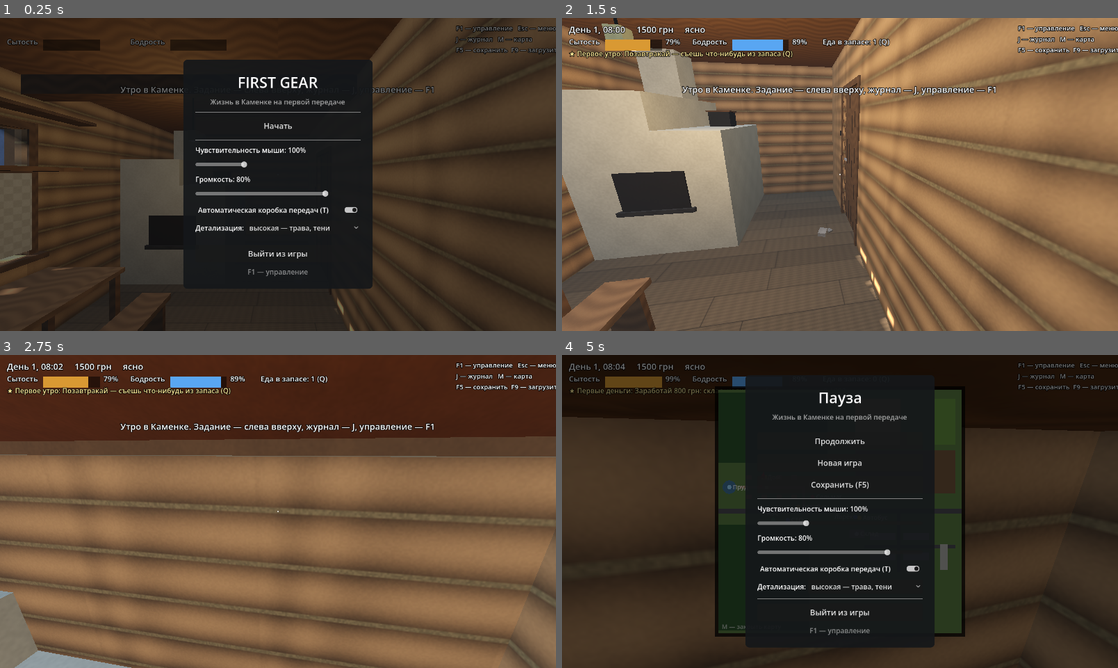
Above: before the commit, frames 1-4 (two rows, left to right).
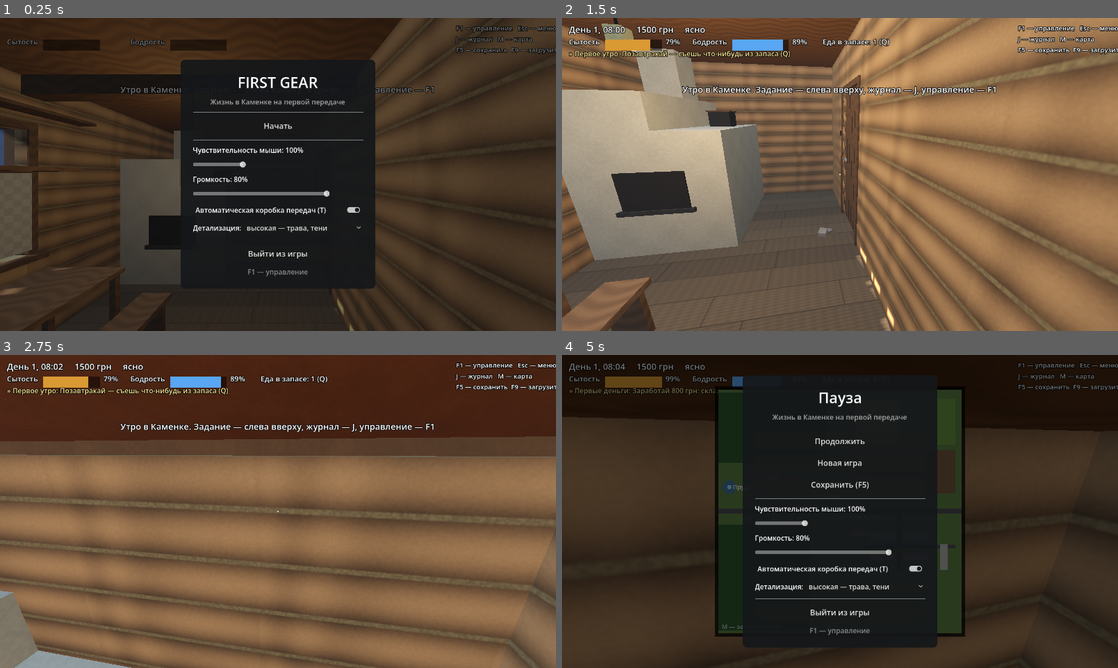
Above: after the commit, the same moments.

Repository: Bobi3f/666666
Game: Godot game, scene res://scenes/World.tscn
Same seed, same stepped clock (60 frames per second), same inputs: the game is played once before the commit and once after it.
Inputs (mouse positions are in pixels of both pictures, inside the frame that each line leads up to):
- Up to frame 1 (0.25 s): no input
- Up to frame 2 (1.5 s): click "Начать" at 0.5 s; move the mouse to (867, 174) at 1.27 s; hold W from 1.28 s (still down); tap E at 1.35 s
- Up to frame 3 (2.75 s): keep holding W; tap Space at 1.52, 1.82, 2.27, 2.57 s; tap C at 1.55, 2.1 s; move the mouse to (250, 511) at 2.02 s; tap V at 2.3 s
- Up to frame 4 (5 s): keep holding W; move the mouse to (851, 505) at 2.77 s; tap V at 2.85 s; tap Q at 3.05, 3.6 s; move the mouse to (834, 517) at 3.52 s; tap Space at 3.77, 4.07, 4.52, 4.82 s; tap H at 3.8, 4.35 s; move the mouse to (878, 514) at 4.27 s; tap M at 4.55 s; tap Escape at 4.9 s

The runs differ from the first frame. In frame 1, 1.5% of the frame differs, in the area x 32-68%, y 13-87%; in frame 2, 0.5%; in frame 3, 0.5%; in frame 4, 1.7%, in the area x 1-68%, y 6-94%.

Commit message:
Add touch controls, Android build and public web build
- Touch controls for phones (joystick, look by drag, action buttons),
  UI scaled to screen height, menu scrolls on low screens
- Android export preset (arm64) and signed APK in releases/
- Web build in docs/ for GitHub Pages
- Project icon, text instead of glyphs missing from web fonts

Co-Authored-By: Claude Opus 5.5 <noreply@anthropic.com>
Claude-Session: https://claude.ai/code/session_01UVk6wNNM2FjtKcFVRWCFoE

Diff:
--- a/project.godot
+++ b/project.godot
@@ -16,6 +16,7 @@
 
 config/name="FIRST GEAR"
 run/main_scene="res://scenes/World.tscn"
+config/icon="res://icon.png"
 config/features=PackedStringArray("4.7", "GL Compatibility")
 
 [autoload]
@@ -44,3 +45,4 @@
 lights_and_shadows/directional_shadow/soft_shadow_filter_quality=0
 textures/default_filters/anisotropic_filtering_level=0
 limits/opengl/max_lights_per_object=32
+textures/vram_compression/import_etc2_astc=true
--- a/scripts/core/game_manager.gd
+++ b/scripts/core/game_manager.gd
@@ -13,6 +13,9 @@
 var car: Node3D
 var moto: Node3D
 var vehicle: Node3D
+## Телефон: Android или браузер на телефоне — показываем сенсорное управление,
+## мышь не захватываем.
+var touch_mode := OS.has_feature("mobile") or OS.has_feature("web_android") or OS.has_feature("web_ios")
 
 
 func add_money(amount: int) -> void:
--- a/scripts/core/settings_manager.gd
+++ b/scripts/core/settings_manager.gd
@@ -14,7 +14,9 @@
 var auto_gearbox := true
 ## Детализация: 0 — низкая (без травы и теней), 1 — средняя, 2 — высокая.
 ## В браузере по умолчанию средняя: WebGL медленнее настольной графики.
-var detail := 1 if OS.has_feature("web") else 2
+## На телефоне — низкая: трава и тени для мобильной графики слишком тяжелы.
+var detail := 0 if (OS.has_feature("mobile") or OS.has_feature("web_android") or OS.has_feature("web_ios")) \
+	else (1 if OS.has_feature("web") else 2)
 
 
 func _ready() -> void:
--- a/scripts/player/player.gd
+++ b/scripts/player/player.gd
@@ -64,11 +64,12 @@
 	camera.current = true
 	floor_snap_length = 0.3
 	floor_max_angle = deg_to_rad(50.0)
-	Input.mouse_mode = Input.MOUSE_MODE_CAPTURED
+	if not GameManager.touch_mode:
+		Input.mouse_mode = Input.MOUSE_MODE_CAPTURED
 
 
 func _unhandled_input(event: InputEvent) -> void:
-	if event is InputEventMouseButton and event.pressed:
+	if event is InputEventMouseButton and event.pressed and not GameManager.touch_mode:
 		Input.mouse_mode = Input.MOUSE_MODE_CAPTURED
 	var key := event as InputEventKey
 	if key and key.pressed and not key.echo:
@@ -86,8 +87,9 @@
 					_crouch_toggled = not _crouch_toggled
 	if car != null:
 		return
+	# На телефоне касания эмулируют мышь — камеру крутит сенсорное управление
 	var motion := event as InputEventMouseMotion
-	if motion and Input.mouse_mode == Input.MOUSE_MODE_CAPTURED:
+	if motion and Input.mouse_mode == Input.MOUSE_MODE_CAPTURED and not GameManager.touch_mode:
 		var k := MOUSE_SENS * SettingsManager.mouse_sens
 		_look(-motion.relative.x * k, -motion.relative.y * k)
 
--- a/scripts/quests/quest_manager.gd
+++ b/scripts/quests/quest_manager.gd
@@ -56,9 +56,9 @@
 		"steps": [{"text": "Проедь 1 км на механической коробке (T — переключить)", "event": "manual_m", "count": 1000},
 			{"text": "Вернись к механику Ваське на СТО", "talk": true}]},
 	"s_olya": {"title": "Почта Каменки", "giver": "Почтальонка Оля", "reward": 300,
-		"offer": "Ноги не держат. Разнесёшь три письма? Калитки с конвертом ✉ сразу увидишь.",
+		"offer": "Ноги не держат. Разнесёшь три письма? Синие почтовые ящики с надписью «ПИСЬМО» у калиток сразу увидишь.",
 		"thanks": "Какой ты молодец! Вот, из моей зарплаты.",
-		"steps": [{"text": "Разнеси 3 письма по калиткам с ✉", "event": "letter", "count": 3},
+		"steps": [{"text": "Разнеси 3 письма по ящикам с надписью «ПИСЬМО»", "event": "letter", "count": 3},
 			{"text": "Вернись к почтальонке Оле", "talk": true}]},
 }
 
@@ -257,9 +257,9 @@
 	var lines: Array[String] = []
 	var m := active_main()
 	if m != "":
-		lines.append("★ %s: %s" % [QUESTS[m].title, step_text(m)])
+		lines.append("» %s: %s" % [QUESTS[m].title, step_text(m)])
 	elif won:
-		lines.append("★ Ты — хозяин Каменки! Играй дальше в своё удовольствие")
+		lines.append("» Ты — хозяин Каменки! Играй дальше в своё удовольствие")
 	var side := 0
 	for id in quests:
 		if QUESTS[id].get("main", false) or quests[id].state != 1:
--- a/scripts/ui/controls_help.gd
+++ b/scripts/ui/controls_help.gd
@@ -26,7 +26,7 @@
   а на сильном ударе можно вылететь из седла.
 
 ЗАДАНИЯ
-  Сюжет — слева вверху (★), просьбы жителей — там же (•).
+  Сюжет — слева вверху (»), просьбы жителей — там же (•).
   У кого есть просьба, у того в подсказке «(!)». Выполнил — вернись к нему.
   Не спать и не есть нельзя: упадёшь в обморок и потеряешь деньги.
 
--- a/scripts/ui/hud.gd
+++ b/scripts/ui/hud.gd
@@ -29,6 +29,12 @@
 	_car.anchor_top = 1.0
 	_car.anchor_bottom = 1.0
 	_car.offset_top = -95
+	if GameManager.touch_mode:
+		# Слева внизу — джойстик: приборы уводим наверх под трекер
+		_car.anchor_top = 0.0
+		_car.anchor_bottom = 0.0
+		_car.offset_top = 150
+		_car.add_theme_font_size_override("font_size", 16)
 	_prompt = _label(Vector2(0, 0), 20)
 	_prompt.set_anchors_preset(Control.PRESET_CENTER)
 	_prompt.horizontal_alignment = HORIZONTAL_ALIGNMENT_CENTER
--- a/scripts/ui/journal.gd
+++ b/scripts/ui/journal.gd
@@ -81,7 +81,8 @@
 func _close() -> void:
 	_panel.visible = false
 	get_tree().paused = false
-	Input.mouse_mode = Input.MOUSE_MODE_CAPTURED
+	if not GameManager.touch_mode:
+		Input.mouse_mode = Input.MOUSE_MODE_CAPTURED
 
 
 func _on_victory() -> void:
@@ -128,10 +129,10 @@
 	var def: Dictionary = QuestManager.QUESTS[id]
 	match q.state:
 		2:
-			return "  [color=#7fbf6a]✓ %s[/color]\n" % def.title
+			return "  [color=#7fbf6a]+ %s — готово[/color]\n" % def.title
 		1:
 			var giver := " (%s)" % def.giver if def.has("giver") else ""
-			return "  [b]▶ %s[/b]%s\n      %s\n" % [def.title, giver, QuestManager.step_text(id)]
+			return "  [b]» %s[/b]%s\n      %s\n" % [def.title, giver, QuestManager.step_text(id)]
 	return "  [color=#777777]· %s[/color]\n" % def.title
 
 
--- a/scripts/ui/pause_menu.gd
+++ b/scripts/ui/pause_menu.gd
@@ -16,12 +16,15 @@
 var _new: Button
 var _load: Button
 var _main_mode := false
+var _scroll: ScrollContainer
+var _box: VBoxContainer
 
 
 func _ready() -> void:
 	layer = 40
 	process_mode = Node.PROCESS_MODE_ALWAYS
 	_build()
+	get_viewport().size_changed.connect(_fit_height)
 	if not _started and not "--no-menu" in OS.get_cmdline_user_args():
 		_open(true)
 	else:
@@ -55,7 +58,13 @@
 	var box := VBoxContainer.new()
 	box.add_theme_constant_override("separation", 10)
 	box.custom_minimum_size = Vector2(380, 0)
-	_panel.add_child(box)
+	box.size_flags_horizontal = Control.SIZE_EXPAND_FILL
+	# На низком экране (телефон) меню не влезает — прокручиваем
+	_scroll = ScrollContainer.new()
+	_scroll.horizontal_scroll_mode = ScrollContainer.SCROLL_MODE_DISABLED
+	_scroll.add_child(box)
+	_panel.add_child(_scroll)
+	_box = box
 	_title = Label.new()
 	_title.horizontal_alignment = HORIZONTAL_ALIGNMENT_CENTER
 	_title.add_theme_font_size_override("font_size", 34)
@@ -159,9 +168,20 @@
 	_main_mode = main
 	_title.text = "FIRST GEAR" if main else "Пауза"
 	_refresh()
+	_fit_height()
+	# Размер окна в браузере и на телефоне устанавливается чуть позже — подгоняем ещё раз
+	_fit_height.call_deferred()
 	_panel.visible = true
 	get_tree().paused = true
 	Input.mouse_mode = Input.MOUSE_MODE_VISIBLE
+
+
+## Высота меню — по содержимому, но не выше экрана.
+func _fit_height() -> void:
+	var need := _box.get_combined_minimum_size()
+	var room := get_viewport().get_visible_rect().size.y - 90.0
+	_scroll.custom_minimum_size = Vector2(need.x + 12.0, minf(need.y, maxf(room, 200.0)))
+	_scroll.scroll_vertical = 0
 
 
 func _refresh() -> void:
@@ -178,7 +198,8 @@
 	_main_mode = false
 	_panel.visible = false
 	get_tree().paused = false
-	Input.mouse_mode = Input.MOUSE_MODE_CAPTURED
+	if not GameManager.touch_mode:
+		Input.mouse_mode = Input.MOUSE_MODE_CAPTURED
 
 
 ## Новая игра: сбросить деньги, время, потребности, погоду и цели, мир — заново.
@@ -191,5 +212,6 @@
 	Progress.load_state({})
 	QuestManager.reset()
 	get_tree().paused = false
-	Input.mouse_mode = Input.MOUSE_MODE_CAPTURED
+	if not GameManager.touch_mode:
+		Input.mouse_mode = Input.MOUSE_MODE_CAPTURED
 	get_tree().reload_current_scene()
--- /dev/null
+++ b/scripts/ui/touch_controls.gd
@@ -0,0 +1,214 @@
+extends CanvasLayer
+## Сенсорное управление для телефонов (Android и браузер на телефоне).
+##
+## Слева — джойстик: пешком ходьба (у края — бег), в машине газ/тормоз
+## и руль. Справа — палец по экрану поворачивает камеру. Кнопки справа
+## внизу — действие, прыжок/ручник, присесть/вид, еда; сверху — меню,
+## карта, журнал.
+##
+## Кнопки и джойстик не управляют игрой напрямую: они «нажимают» те же
+## клавиши, что и клавиатура (Input.parse_input_event), поэтому вся
+## остальная игра о телефоне ничего не знает. Камеру крутим через Player._look.
+
+const STICK_R := 95.0
+const LOOK_SENS := 0.0045
+
+var _stick_center := Vector2.ZERO
+var _stick_index := -1
+var _stick_vec := Vector2.ZERO
+var _look_index := -1
+var _held := {}  # physical keycode → зажата ли джойстиком
+var _buttons: Array[Dictionary] = []  # {"node": TouchScreenButton, "label": Label, "rect": Rect2, ...}
+var _base: Control
+var _knob: Control
+
+
+func _ready() -> void:
+	layer = 20
+	process_mode = Node.PROCESS_MODE_ALWAYS
+	var root := Control.new()
+	root.set_anchors_preset(Control.PRESET_FULL_RECT)
+	root.mouse_filter = Control.MOUSE_FILTER_IGNORE
+	add_child(root)
+	_base = _circle_control(STICK_R, Color(1, 1, 1, 0.12), Color(1, 1, 1, 0.35))
+	root.add_child(_base)
+	_knob = _circle_control(40.0, Color(1, 1, 1, 0.35), Color(1, 1, 1, 0.6))
+	root.add_child(_knob)
+	# Кнопки: [подпись пешком, подпись в машине, клавиша пешком, клавиша в машине, место, радиус]
+	_add_button("E", "Выйти", KEY_E, KEY_E, "br", Vector2(-110, -120), 52)
+	_add_button("Прыжок", "Ручник", KEY_SPACE, KEY_SPACE, "br", Vector2(-230, -70), 44)
+	_add_button("Присесть", "Вид", KEY_C, KEY_V, "br", Vector2(-120, -250), 40)
+	_add_button("Еда", "Сигнал", KEY_Q, KEY_H, "br", Vector2(-240, -190), 36)
+	_add_button("Меню", "Меню", KEY_ESCAPE, KEY_ESCAPE, "tr", Vector2(-50, 130), 30)
+	_add_button("Карта", "Карта", KEY_M, KEY_M, "tr", Vector2(-50, 205), 30)
+	_add_button("Журнал", "Журнал", KEY_J, KEY_J, "tr", Vector2(-50, 280), 30)
+	get_viewport().size_changed.connect(_layout)
+	_layout()
+
+
+func _circle_control(r: float, fill: Color, rim: Color) -> Control:
+	var c := Control.new()
+	c.mouse_filter = Control.MOUSE_FILTER_IGNORE
+	c.size = Vector2(r, r) * 2.0
+	c.draw.connect(func() -> void:
+		c.draw_circle(Vector2(r, r), r, fill)
+		c.draw_arc(Vector2(r, r), r - 1.5, 0.0, TAU, 48, rim, 3.0))
+	return c
+
+
+func _add_button(walk_text: String, drive_text: String, walk_key: int, drive_key: int, anchor: String, offset: Vector2, r: float) -> void:
+	var b := TouchScreenButton.new()
+	b.texture_normal = _disc_texture(int(r), Color(0.1, 0.1, 0.1, 0.45))
+	b.texture_pressed = _disc_texture(int(r), Color(0.95, 0.7, 0.25, 0.7))
+	var shape := CircleShape2D.new()
+	shape.radius = r
+	b.shape = shape
+	b.shape_centered = true
+	var label := Label.new()
+	label.text = walk_text
+	label.horizontal_alignment = HORIZONTAL_ALIGNMENT_CENTER
+	label.vertical_alignment = VERTICAL_ALIGNMENT_CENTER
+	label.size = Vector2(r, r) * 2.0
+	label.add_theme_font_size_override("font_size", 22 if walk_text.length() <= 2 else 15)
+	label.add_theme_color_override("font_outline_color", Color.BLACK)
+	label.add_theme_constant_override("outline_size", 4)
+	b.add_child(label)
+	add_child(b)
+	var entry := {"node": b, "label": label, "walk": walk_text, "drive": drive_text, "wkey": walk_key,
+		"dkey": drive_key, "anchor": anchor, "offset": offset, "r": r, "down_key": 0}
+	b.pressed.connect(func() -> void:
+		var k: int = entry.dkey if _driving() else entry.wkey
+		entry.down_key = k
+		_key(k, true))
+	b.released.connect(func() -> void:
+		if entry.down_key != 0:
+			_key(entry.down_key, false)
+			entry.down_key = 0)
+	_buttons.append(entry)
+
+
+func _disc_texture(r: int, color: Color) -> ImageTexture:
+	var d := r * 2
+	var img := Image.create(d, d, false, Image.FORMAT_RGBA8)
+	for y in d:
+		for x in d:
+			var dist := Vector2(x - r + 0.5, y - r + 0.5).length()
+			if dist <= r:
+				var rim := dist > r - 3.0
+				img.set_pixel(x, y, Color(1, 1, 1, 0.55) if rim else color)
+	return ImageTexture.create_from_image(img)
+
+
+func _layout() -> void:
+	var size := get_viewport().get_visible_rect().size
+	_stick_center = Vector2(STICK_R + 50.0, size.y - STICK_R - 50.0)
+	_base.position = _stick_center - Vector2(STICK_R, STICK_R)
+	_set_knob(Vector2.ZERO)
+	for e in _buttons:
+		var r: float = e.r
+		var base := Vector2(size.x, size.y) if e.anchor == "br" else Vector2(size.x, 0.0)
+		var center: Vector2 = base + (e.offset as Vector2)
+		(e.node as TouchScreenButton).position = center - Vector2(r, r)
+		e["rect"] = Rect2(center - Vector2(r, r), Vector2(r, r) * 2.0)
+
+
+func _driving() -> bool:
+	return GameManager.vehicle != null
+
+
+func _process(_delta: float) -> void:
+	# Подписи — по тому, идём или едем
+	var drive := _driving()
+	for e in _buttons:
+		(e.label as Label).text = e.drive if drive else e.walk
+	# Меню или журнал открыты — управление скрываем, чтобы не мешало нажимать,
+	# и отпускаем всё зажатое: иначе после паузы персонаж пойдёт сам
+	var show := not get_tree().paused
+	if visible and not show:
+		_release_all()
+	visible = show
+
+
+func _input(event: InputEvent) -> void:
+	if get_tree().paused:
+		return
+	var touch := event as InputEventScreenTouch
+	if touch:
+		if touch.pressed:
+			if _over_button(touch.position):
+				return
+			if touch.position.x < get_viewport().get_visible_rect().size.x * 0.4 and _stick_index < 0:
+				_stick_index = touch.index
+				_update_stick(touch.position)
+			elif _look_index < 0:
+				_look_index = touch.index
+		else:
+			if touch.index == _stick_index:
+				_stick_index = -1
+				_update_stick(_stick_center)
+			elif touch.index == _look_index:
+				_look_index = -1
+		return
+	var drag := event as InputEventScreenDrag
+	if drag:
+		if drag.index == _stick_index:
+			_update_stick(drag.position)
+		elif drag.index == _look_index:
+			var p := GameManager.player as Player
+			if p and not _driving():
+				p._look(-drag.relative.x * LOOK_SENS * SettingsManager.mouse_sens, -drag.relative.y * LOOK_SENS * SettingsManager.mouse_sens)
+
+
+func _release_all() -> void:
+	_stick_index = -1
+	_look_index = -1
+	_set_knob(Vector2.ZERO)
+	for k in _held:
+		if _held[k]:
+			_key(k, false)
+	_held.clear()
+	for e in _buttons:
+		if e.down_key != 0:
+			_key(e.down_key, false)
+			e.down_key = 0
+
+
+func _over_button(pos: Vector2) -> bool:
+	for e in _buttons:
+		if (e.rect as Rect2).grow(6.0).has_point(pos):
+			return true
+	return false
+
+
+## Джойстик → клавиши W A S D (и бег у края, только пешком).
+func _update_stick(pos: Vector2) -> void:
+	var v := (pos - _stick_center) / STICK_R
+	if v.length() > 1.0:
+		v = v.normalized()
+	_stick_vec = v
+	_set_knob(v)
+	var dead := 0.3
+	_hold(KEY_W, v.y < -dead)
+	_hold(KEY_S, v.y > dead)
+	_hold(KEY_A, v.x < -dead)
+	_hold(KEY_D, v.x > dead)
+	_hold(KEY_SHIFT, not _driving() and v.length() > 0.92)
+
+
+func _set_knob(v: Vector2) -> void:
+	_knob.position = _stick_center + v * STICK_R - Vector2(40, 40)
+
+
+func _hold(key: int, down: bool) -> void:
+	if bool(_held.get(key, false)) == down:
+		return
+	_held[key] = down
+	_key(key, down)
+
+
+func _key(key: int, down: bool) -> void:
+	var e := InputEventKey.new()
+	e.physical_keycode = key
+	e.keycode = key
+	e.pressed = down
+	Input.parse_input_event(e)
--- a/scripts/world/villagers.gd
+++ b/scripts/world/villagers.gd
@@ -50,7 +50,7 @@
 var _chickens: Array[Dictionary] = []
 var _dogs: Array[Dictionary] = []
 var _rng := RandomNumberGenerator.new()
-## Калитки, куда носить письма почтальонки: [зона, значок ✉]
+## Калитки, куда носить письма почтальонки: [зона, надпись «ПИСЬМО»]
 var _letter_gates: Array = []
 
 
@@ -87,7 +87,7 @@
 		z.activated.connect(_deliver_letter.bind(i))
 		add_child(z)
 		var mark := Label3D.new()
-		mark.text = "✉"
+		mark.text = "ПИСЬМО"
 		mark.font_size = 128
 		mark.pixel_size = 0.006
 		mark.billboard = BaseMaterial3D.BILLBOARD_ENABLED
--- a/scripts/world/world.gd
+++ b/scripts/world/world.gd
@@ -114,6 +114,19 @@
 	add_child(preload("res://scripts/ui/pause_menu.gd").new())
 	# Журнал — после меню: Esc при открытом журнале закрывает журнал, а не открывает паузу
 	add_child(preload("res://scripts/ui/journal.gd").new())
+	if GameManager.touch_mode or "--touch" in OS.get_cmdline_user_args():
+		GameManager.touch_mode = true
+		add_child(preload("res://scripts/ui/touch_controls.gd").new())
+		# Телефон: экран с высокой плотностью точек — 3D рисуем в 65 %
+		# разрешения, интерфейс остаётся чётким
+		get_viewport().scaling_3d_scale = 0.65
+		# Интерфейс под высоту экрана: около 600 точек по высоте, как на мониторе,
+		# иначе на плотном экране телефона надписи и кнопки крошечные
+		var win := get_window()
+		var fit := func() -> void:
+			win.content_scale_factor = maxf(1.0, win.size.y / 600.0)
+		fit.call()
+		win.size_changed.connect(fit)
 	GameManager.notify("Утро в Каменке. Задание — слева вверху, журнал — J, управление — F1")
 
 
@@ -1241,7 +1254,7 @@
 	# Знаки: ограничение 60 перед селом, пешеходный переход, АЗС, остановка
 	_round_sign(b, Vector3(-40.0, 0, -6.6), 0.0, "60")
 	_round_sign(b, Vector3(-190.0, 0, 6.6), PI, "60")
-	_square_sign(b, Vector3(19.0, 0, 6.2), PI, Color(0.15, 0.35, 0.7), "🚶")
+	_square_sign(b, Vector3(19.0, 0, 6.2), PI, Color(0.15, 0.35, 0.7), "Пеше-\nходный\nпереход")
 	_square_sign(b, Vector3(-135.0, 0, 6.6), PI, Color(0.15, 0.35, 0.7), "АЗС\n200 м")
 	# Люки на городских улицах
 	for p in [Vector3(97, 0.051, 20), Vector3(97, 0.051, 45), Vector3(60, 0.051, 58), Vector3(120, 0.051, 58), Vector3(160, 0.051, 58)]:
Binary file added: docs/index.icon.png
Not shown, changed: export_presets.cfg
Binary file added: icon.png
Not shown, changed: README.md
Not shown, added: docs/.nojekyll
Not shown, added: docs/index.audio.position.worklet.js
Not shown, added: docs/index.audio.worklet.js
Not shown, added: docs/index.html
Not shown, added: docs/index.js
Not shown, added: docs/index.pck
Not shown, added: docs/index.wasm
Not shown, added: releases/FirstGear-Android.apk
(and 1 more such lines)
